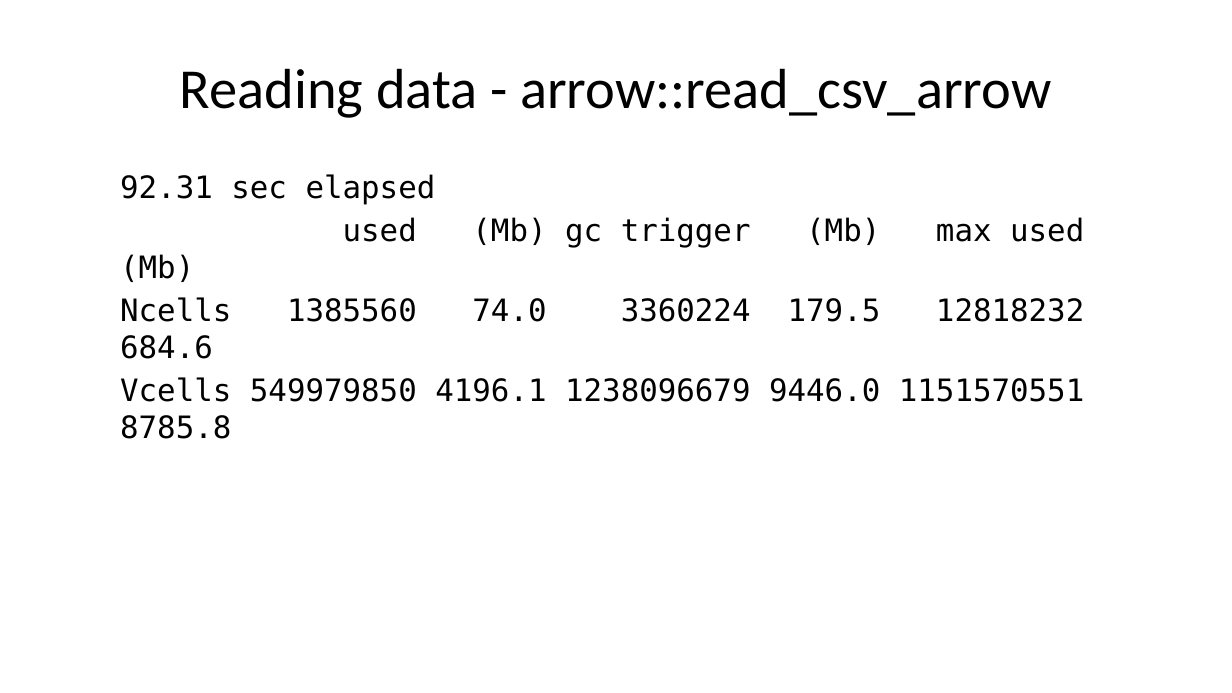
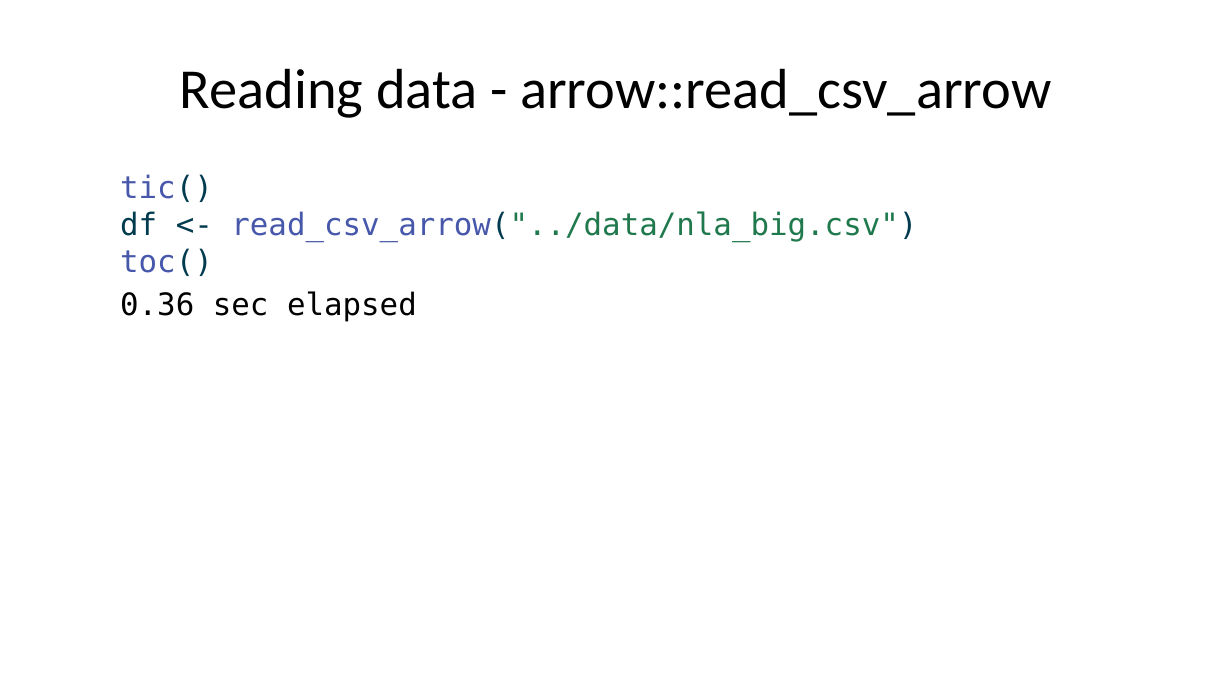
Before and after one commit to USEPA/biggish_data_r, a slide deck: slide 20 of presentation/biggish_data.pptx (slide 21 before the commit). Drawn at 1232x693 pixels with LibreOffice and Linux fonts; fonts in the diff are those of the drawing. Boxes give left, top, right and bottom in pixels: in the first picture for what was removed or moved away, otherwise in the second. Text is boxed around its words. In the diff, an @@ line names an element or a change of style, - is before the commit and + after.

```diff
--- a/presentation/biggish_data.pptx
+++ b/presentation/biggish_data.pptx
@@ text at <box>120,174,917,322</box>: text changed; text colour #000000 to #20794D @@
-92.31 sec elapsed
-used (Mb) gc trigger (Mb) max used (Mb)
-Ncells 1385560 74.0 3360224 179.5 12818232 684.6
-Vcells 549979850 4196.1 1238096679 9446.0 1151570551 8785.8
+tic()
+df <- read_csv_arrow("../data/nla_big.csv")
+toc()
+0.36 sec elapsed
```
Also in this commit, not shown: 21 other slides changed, 8 slides added, 7 slides removed, 3 other files.
